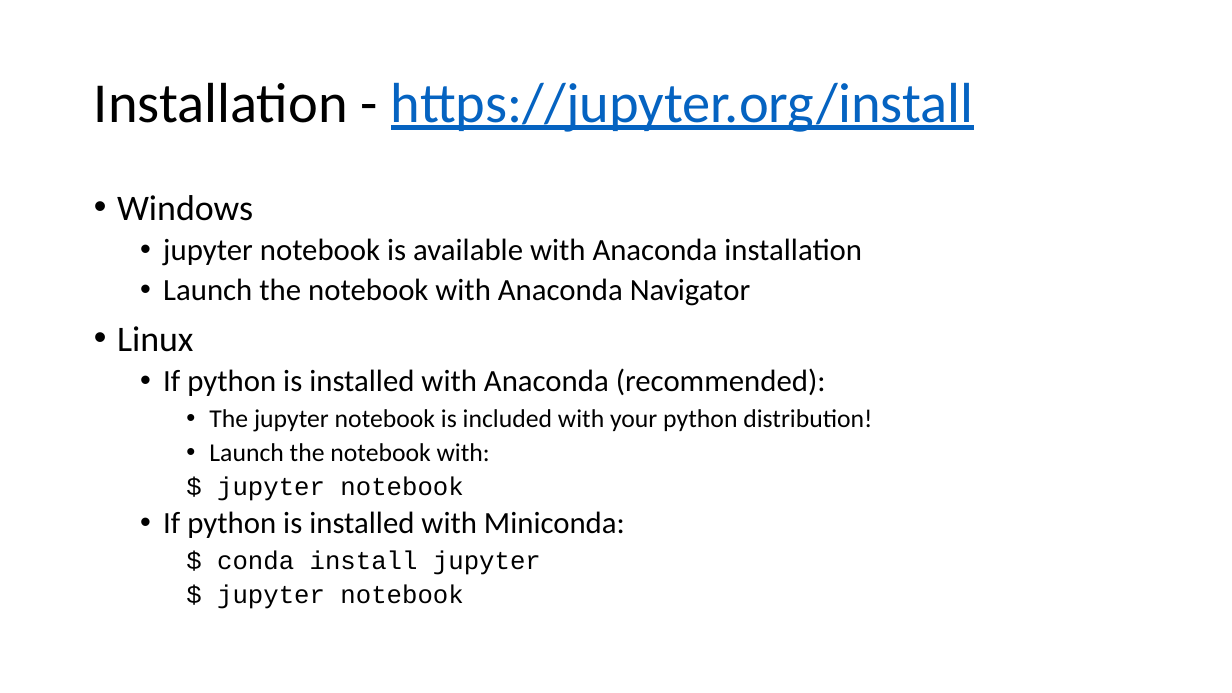
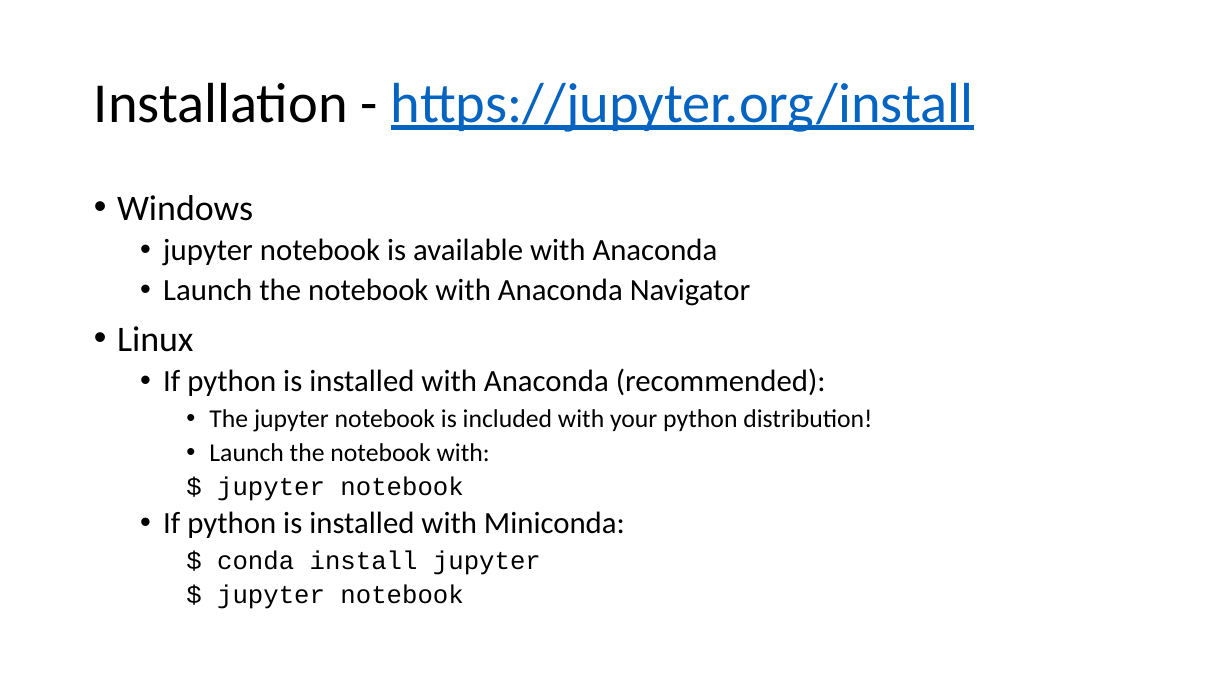
Before and after one commit to nsoontie/jupyter-notebook-lesson, a slide deck: slide 7 of Jupyter notebook.pptx. Drawn at 1232x693 pixels with LibreOffice and Linux fonts; fonts in the diff are those of the drawing. Boxes give left, top, right and bottom in pixels: in the first picture for what was removed or moved away, otherwise in the second. Text is boxed around its words. In the diff, an @@ line names an element or a change of style, - is before the commit and + after.

```diff
--- a/Jupyter notebook.pptx
+++ b/Jupyter notebook.pptx
@@ text at [163, 238, 718, 266]: text changed @@
-  • jupyter notebook is available with Anaconda installation
+  • jupyter notebook is available with Anaconda
```
Also in this commit, not shown: 3 other slides changed, 1 slide added, 2 other files.
